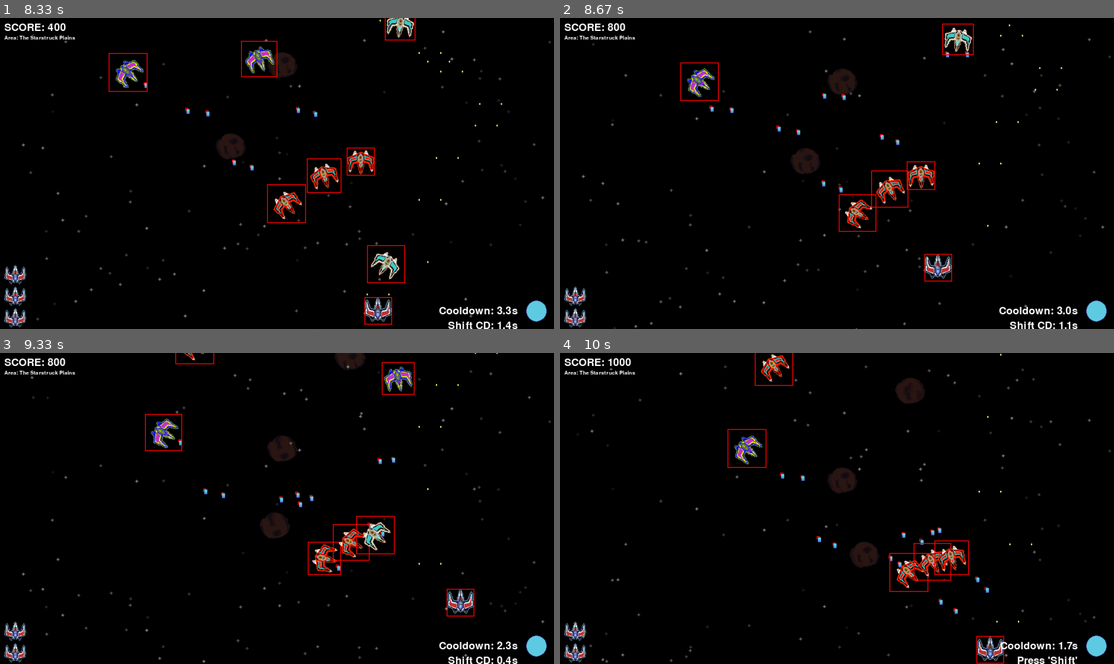
Above: before the commit, frames 1-4 (two rows, left to right).
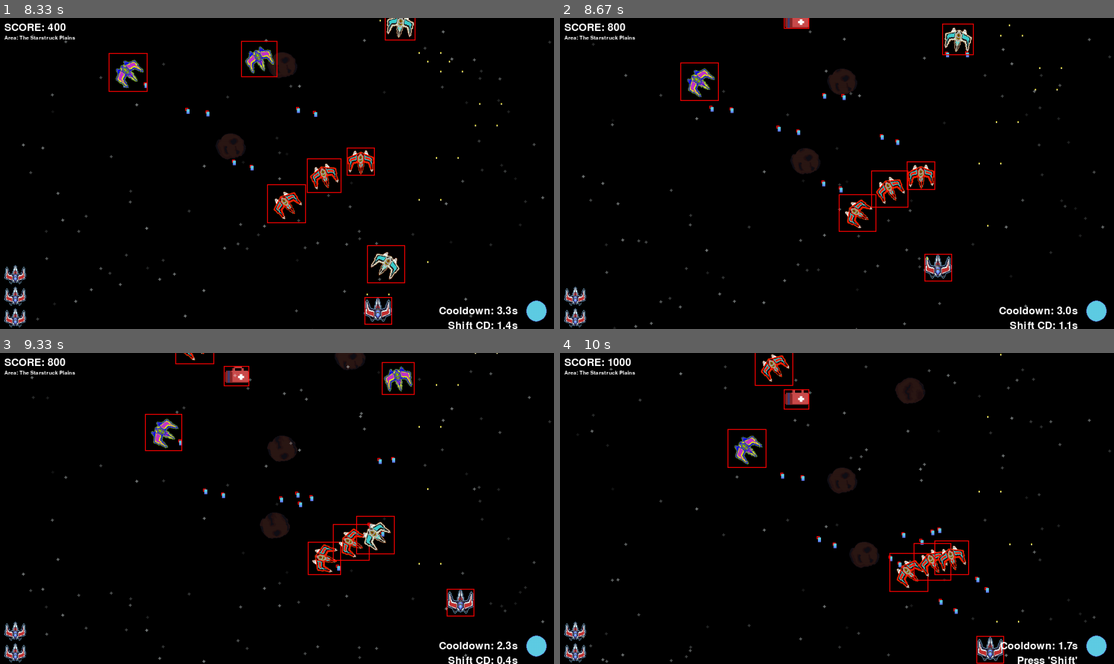
Above: after the commit, the same moments.

Repository: woelffer/gamedemo
Game: pygame game, started from pygamedemo.py
Two runs of this game, one before a commit and one after it. Both use one fixed random seed, a clock stepped at 60 frames per second and the inputs below.
Inputs:
- Up to frame 1 (8.33 s): tap Enter at 0.33 s; tap Space at 0.67, 1.07, 1.37, 1.57, 1.9, 2.2, 2.4, 2.7, 2.97, 3.3, 3.6, 3.73, 4.13, 4.43, 4.8, 5.2, 5.5, 5.7, 6, 6.2, 6.53, 6.83, 7.03, 7.33, 7.6, 7.93, 8.23 s; hold D 1-1.47 s; tap E at 1.15, 2.48, 3.82, 5.28, 6.62, 8.02 s; hold W 1.5-1.8 s; hold D 1.83-2.3 s; tap Shift at 1.98, 3.38, 4.88, 6.28, 7.68 s; hold A 2.33-2.87 s; hold S 2.9-3.2 s; hold A 3.23-3.63 s; hold W 3.67-4.03 s; hold D 4.07-4.7 s; hold S 4.73-5.1 s; hold A 5.13-5.6 s; hold D 5.63-6.1 s; hold W 6.13-6.43 s; hold D 6.47-6.93 s; hold A 6.97-7.5 s; hold S 7.53-7.83 s; hold A 7.87-8.27 s; hold W from 8.3 s (still down)
- Up to frame 2 (8.67 s): keep holding W; tap Space at 8.37 s
- Up to frame 3 (9.33 s): release W at 8.67 s; hold D from 8.7 s (still down); tap Space at 8.77, 9.07 s; tap Shift at 8.85 s
- Up to frame 4 (10 s): release D at 9.33 s; hold S 9.37-9.73 s; tap Space at 9.43, 9.83 s; tap E at 9.52 s; hold A from 9.77 s (still down)

Frame 1 is identical in both runs. In frame 2, 0.2% of the frame differs, in the area x 40-45%, y 0-4%; in frame 3, 0.3%, in the area x 40-45%, y 4-11%; in frame 4, 0.2%.

Commit message:
Created item class.  Health sprites now move down the screen at a set interval at random x positions. Player is able to remove health item from screen with collision.  Need to add sound, visual cue, and the ability to add life to the player.

Diff:
--- /dev/null
+++ b/Item.py
@@ -0,0 +1,47 @@
+import pygame
+import random
+import json
+
+FRAME_WIDTH = 59
+FRAME_HEIGHT = 47
+ANIMATION_SPEED = 0.1
+
+class Item():
+    def __init__(self, position, path, spritesheet):
+        self.x, self.y = position
+        self.spritesheet = pygame.image.load(spritesheet).convert_alpha()
+        self.hover_frames = [self.spritesheet.subsurface(pygame.Rect(i * FRAME_WIDTH, 0, FRAME_WIDTH, FRAME_HEIGHT)) for i in range(6)]
+        self.frame_index = 0
+        self.frame_counter = 0
+        self.rect = pygame.Rect(self.x, self.y, FRAME_WIDTH, FRAME_HEIGHT)
+        self.speed = random.randint(100, 200)
+
+    def load_frames(self, path):
+        with open(path) as f:
+            data = json.load(f)
+        frames = []
+        for frame_name in data['frames']:
+            frame_info = data['frames'][frame_name]['frame']
+            x, y, w, h = frame_info['x'], frame_info['y'], frame_info['w'], frame_info['h']
+            frame_surface = self.spritesheet.subsurface(pygame.Rect(x,y,w,h))
+            self.hover_frames.append(frame_surface)
+
+        self.rect = self.hover_frames[0].get_rect(topleft=(self.x, self.y))
+
+
+    def update(self, dt):
+        #Update animation
+        self.frame_counter += ANIMATION_SPEED
+        if self.frame_counter >= 1:
+            self.frame_counter = 0
+            self.frame_index = (self.frame_index + 1) % len(self.hover_frames)
+
+        self.y += self.speed * dt
+
+        #Get the current frame's bounding rect
+        current_frame = self.hover_frames[self.frame_index]
+        self.rect = pygame.Rect(self.x, self.y, current_frame.get_width(), current_frame.get_height())
+
+    def draw(self, screen):
+        screen.blit(self.hover_frames[self.frame_index], (self.x, self.y))
+        pygame.draw.rect(screen, (255,0,0,127), self.rect, 2) #Draws the item collision box for troubleshooting
--- /dev/null
+++ b/assets/health_item.json
@@ -0,0 +1,67 @@
+{ "frames": {
+   "health_item 0.aseprite": {
+    "frame": { "x": 0, "y": 0, "w": 59, "h": 47 },
+    "rotated": false,
+    "trimmed": false,
+    "spriteSourceSize": { "x": 0, "y": 0, "w": 59, "h": 47 },
+    "sourceSize": { "w": 59, "h": 47 },
+    "duration": 100
+   },
+   "health_item 1.aseprite": {
+    "frame": { "x": 59, "y": 0, "w": 59, "h": 47 },
+    "rotated": false,
+    "trimmed": false,
+    "spriteSourceSize": { "x": 0, "y": 0, "w": 59, "h": 47 },
+    "sourceSize": { "w": 59, "h": 47 },
+    "duration": 100
+   },
+   "health_item 2.aseprite": {
+    "frame": { "x": 118, "y": 0, "w": 59, "h": 47 },
+    "rotated": false,
+    "trimmed": false,
+    "spriteSourceSize": { "x": 0, "y": 0, "w": 59, "h": 47 },
+    "sourceSize": { "w": 59, "h": 47 },
+    "duration": 100
+   },
+   "health_item 3.aseprite": {
+    "frame": { "x": 177, "y": 0, "w": 59, "h": 47 },
+    "rotated": false,
+    "trimmed": false,
+    "spriteSourceSize": { "x": 0, "y": 0, "w": 59, "h": 47 },
+    "sourceSize": { "w": 59, "h": 47 },
+    "duration": 100
+   },
+   "health_item 4.aseprite": {
+    "frame": { "x": 236, "y": 0, "w": 59, "h": 47 },
+    "rotated": false,
+    "trimmed": false,
+    "spriteSourceSize": { "x": 0, "y": 0, "w": 59, "h": 47 },
+    "sourceSize": { "w": 59, "h": 47 },
+    "duration": 100
+   },
+   "health_item 5.aseprite": {
+    "frame": { "x": 295, "y": 0, "w": 59, "h": 47 },
+    "rotated": false,
+    "trimmed": false,
+    "spriteSourceSize": { "x": 0, "y": 0, "w": 59, "h": 47 },
+    "sourceSize": { "w": 59, "h": 47 },
+    "duration": 100
+   }
+ },
+ "meta": {
+  "app": "https://www.aseprite.org/",
+  "version": "1.3.7-x64",
+  "image": "health_item.png",
+  "format": "RGBA8888",
+  "size": { "w": 354, "h": 47 },
+  "scale": "1",
+  "frameTags": [
+  ],
+  "layers": [
+   { "name": "Layer 1", "opacity": 255, "blendMode": "normal" },
+   { "name": "Layer 2", "opacity": 255, "blendMode": "normal" }
+  ],
+  "slices": [
+  ]
+ }
+}
--- a/pygamedemo.py
+++ b/pygamedemo.py
@@ -10,6 +10,7 @@
 import Levels
 import Asteroid
 import json
+import Item
 from pygame import mixer
 import numpy as np
 
@@ -73,6 +74,19 @@
 time_since_last_asteroid_spawn = 0
 asteroids_to_remove = []
 
+#Initialize Health Item
+FRAME_WIDTHi = 59
+FRAME_HEIGHTi = 47
+def spawn_health():
+    random_x = random.randint(0, screen_width - FRAME_WIDTHi)
+    health = Item.Item((random_x, -FRAME_HEIGHTi), 'assets/health_item.json', 'assets/health_item.png')
+    return health
+health = spawn_health()
+healths = []
+HEALTH_SPAWN_INTERVAL = 4.0
+time_since_last_health_spawn = 0
+health_to_remove = []
+
 #Bullet initialize
 bullet_speed = -500
 bullets = []
@@ -356,6 +370,32 @@
         if asteroid in asteroids:
             asteroids.remove(asteroid)
 
+    #Spawn Health
+    time_since_last_health_spawn += dt
+    if time_since_last_health_spawn >= HEALTH_SPAWN_INTERVAL:
+        new_health = spawn_health()
+        print(f"Spawning health item at position: {new_health.x}, {new_health.y}")
+        healths.append(new_health)
+        time_since_last_health_spawn = 0
+
+    for health in healths:
+        health.update(dt)
+        health.draw(screen)
+        print(f"Drawing health item at position: {health.x}, {health.y}")
+        if health.rect.colliderect(player_model.rect()):
+            health_to_remove.append(health)
+
+
+
+
+    # Check if health items go off screen
+    for health in healths:
+        if health.y > screen_height:
+            health_to_remove.append(health)
+
+    for health in health_to_remove:
+        if health in healths:
+            healths.remove(health)
 
     player_model.update_position(dt)
 
Binary file added: assets/health_item.png
